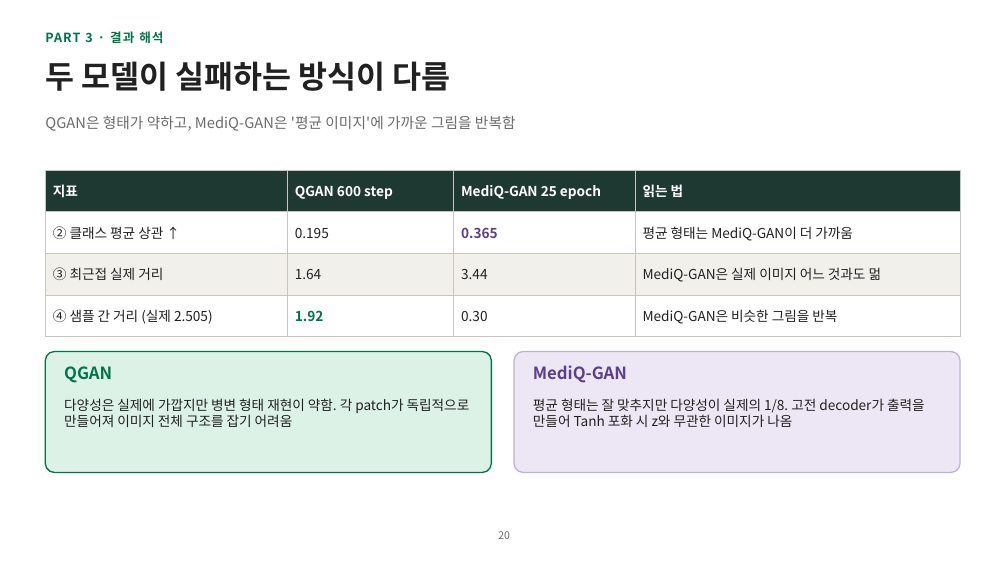
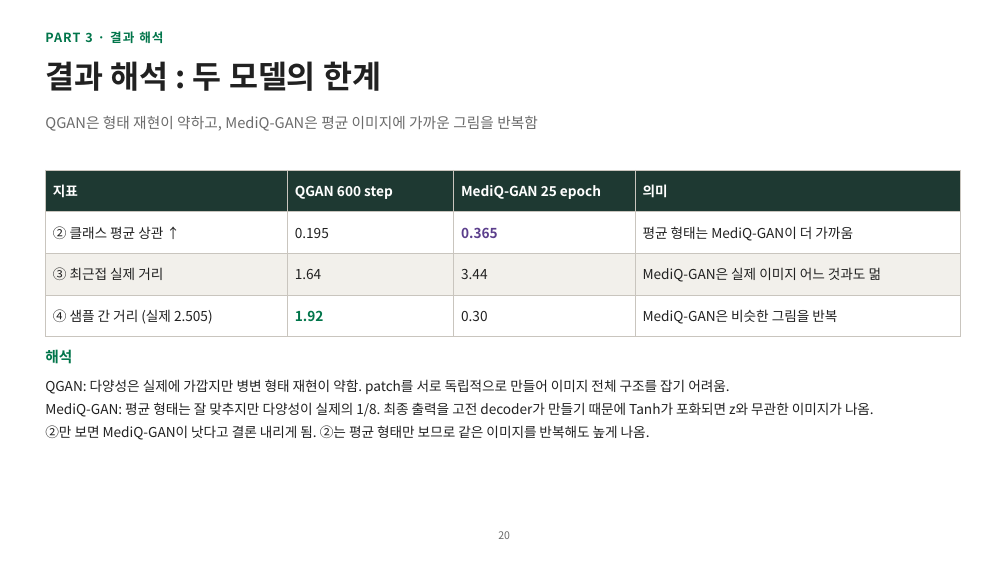
Before and after one commit to hyunhp/skin_disease_qml, a slide deck: slide 20 of practice/day3_slides/day3_practice_slides.pptx. Drawn at 1008x567 pixels with LibreOffice and Linux fonts; fonts in the diff are those of the drawing. Boxes give left, top, right and bottom in pixels: in the first picture for what was removed or moved away, otherwise in the second. Text is boxed around its words. In the diff, an @@ line names an element or a change of style, - is before the commit and + after.

```diff
--- a/practice/day3_slides/day3_practice_slides.pptx
+++ b/practice/day3_slides/day3_practice_slides.pptx
@@ title at [45, 61, 381, 91]: text changed @@
-두 모델이 실패하는 방식이 다름
+결과 해석 : 두 모델의 한계
@@ text at [45, 116, 538, 131]: text changed @@
-QGAN은 형태가 약하고, MediQ-GAN은 '평균 이미지'에 가까운 그림을 반복함
+QGAN은 형태 재현이 약하고, MediQ-GAN은 평균 이미지에 가까운 그림을 반복함
@@ table at [45, 170, 960, 328] @@
-row 1, column 4: 읽는 법
+row 1, column 4: 의미
@@ rounded rectangle removed at [45, 352, 492, 473] @@
@@ text added at [45, 349, 72, 364], 14 pt, text #00754A, bold @@
+해석
@@ rounded rectangle removed at [514, 352, 960, 473] @@
@@ text at [45, 379, 874, 440]: text changed @@
-다양성은 실제에 가깝지만 병변 형태 재현이 약함. 각 patch가 독립적으로 만들어져 이미지 전체 구조를 잡기 어려움
+QGAN: 다양성은 실제에 가깝지만 병변 형태 재현이 약함. patch를 서로 독립적으로 만들어 이미지 전체 구조를 잡기 어려움.
+MediQ-GAN: 평균 형태는 잘 맞추지만 다양성이 실제의 1/8. 최종 출력을 고전 decoder가 만들기 때문에 Tanh가 포화되면 z와 무관한 이미지가 나옴.
+②만 보면 MediQ-GAN이 낫다고 결론 내리게 됨. ②는 평균 형태만 보므로 같은 이미지를 반복해도 높게 나옴.
@@ text removed at [64, 366, 112, 383] @@
-QGAN
@@ text removed at [533, 365, 627, 383] @@
-MediQ-GAN
@@ text removed at [533, 398, 925, 427] @@
-평균 형태는 잘 맞추지만 다양성이 실제의 1/8. 고전 decoder가 출력을 만들어 Tanh 포화 시 z와 무관한 이미지가 나옴
```
Also in this commit, not shown: 20 other slides changed, 3 other files.
